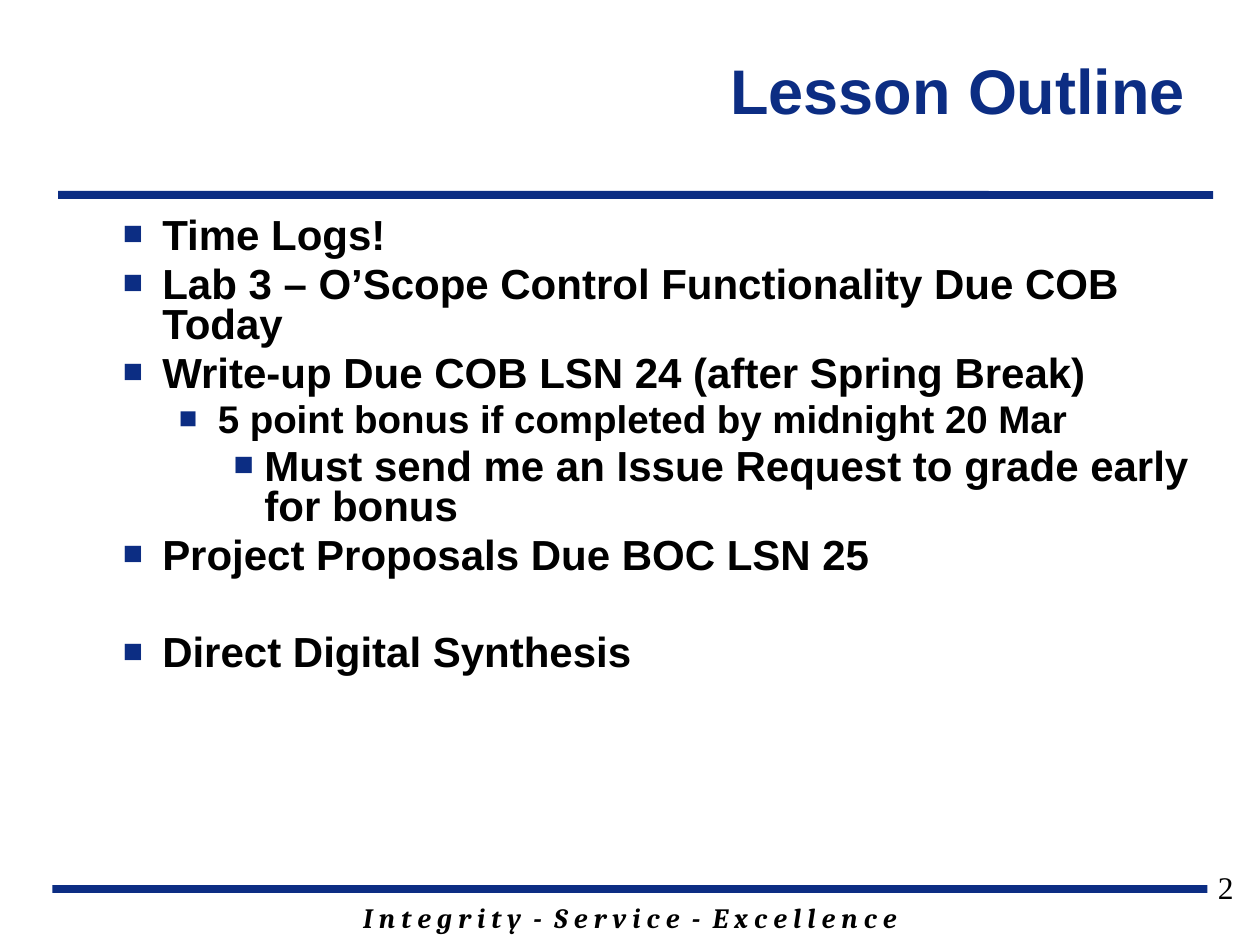
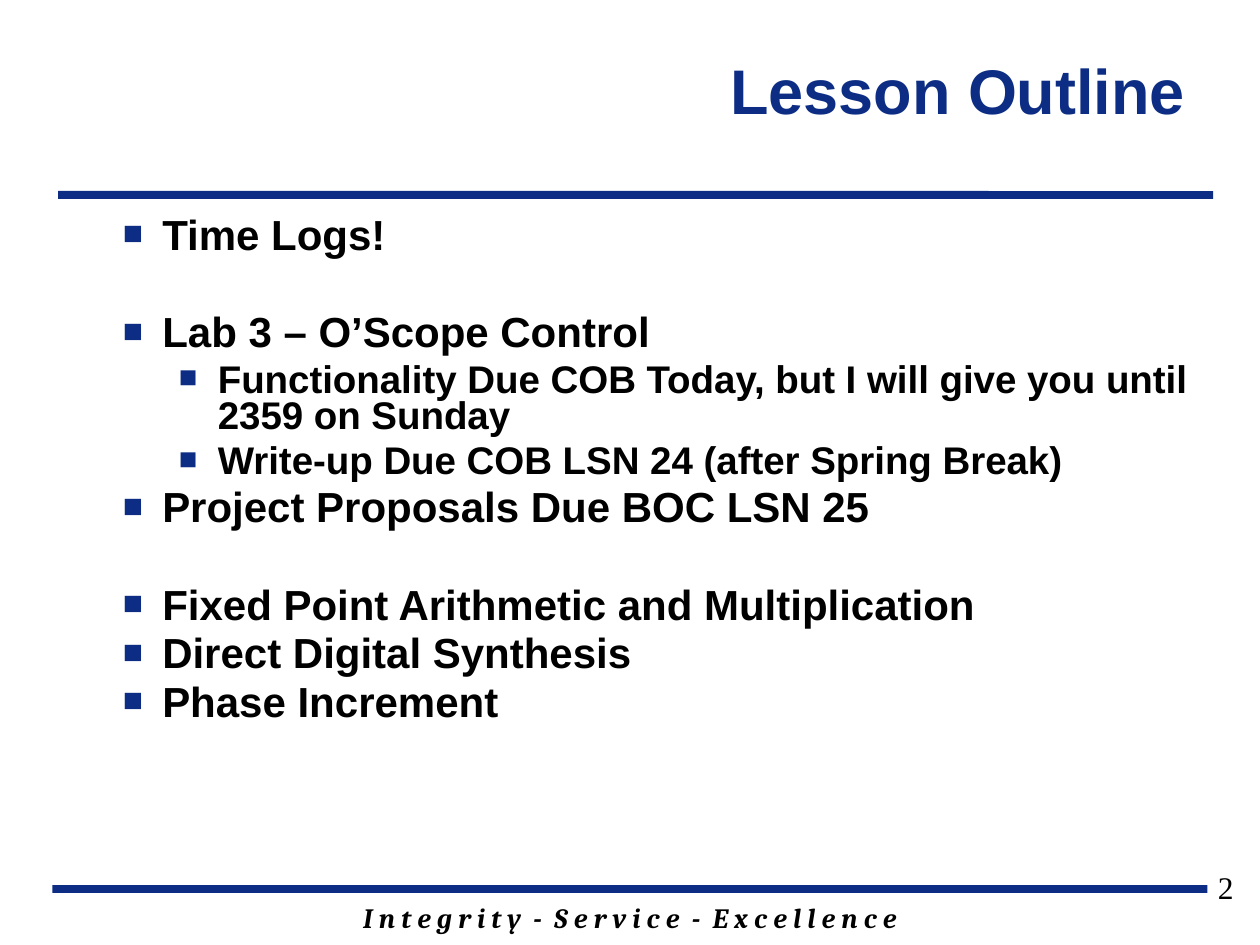
Before and after one commit to jfalkinburg/ECE383_web, a slide deck: slide 2 of lecture/slides/ECE_383_Lec23.pptx. Drawn at 1260x945 pixels with LibreOffice and Linux fonts; fonts in the diff are those of the drawing; background and template pictures are left out. Boxes give left, top, right and bottom in pixels: in the first picture for what was removed or moved away, otherwise in the second. Text is boxed around its words. In the diff, an @@ line names an element or a change of style, - is before the commit and + after.

```diff
--- a/lecture/slides/ECE_383_Lec23.pptx
+++ b/lecture/slides/ECE_383_Lec23.pptx
@@ text at <box>162,316,1187,437</box>: text changed; size 24 to 22 pt @@
-■ Lab 3 – O’Scope Control Functionality Due COB Today
+■ Lab 3 – O’Scope Control
+  ■ Functionality Due COB Today, but I will give you until 2359 on Sunday
@@ text at <box>218,405,1188,522</box>: paragraphs removed @@
-  ■ 5 point bonus if completed by midnight 20 Mar
-    ■ Must send me an Issue Request to grade early for bonus
@@ text at <box>218,446,1063,482</box>: size 24 to 22 pt in "Write-up Due COB LSN 24 (after Spring ..."; list level 1 to 2 in "Write-up Due COB LSN 24 ..." @@
@@ text at <box>162,589,974,628</box>: paragraph added @@
+■ Fixed Point Arithmetic and Multiplication
@@ text at <box>162,686,499,718</box>: paragraph added @@
+■ Phase Increment
```
Also in this commit, not shown: 6 other slides changed, 4 slides added, 1 slide removed, 4 other files.
